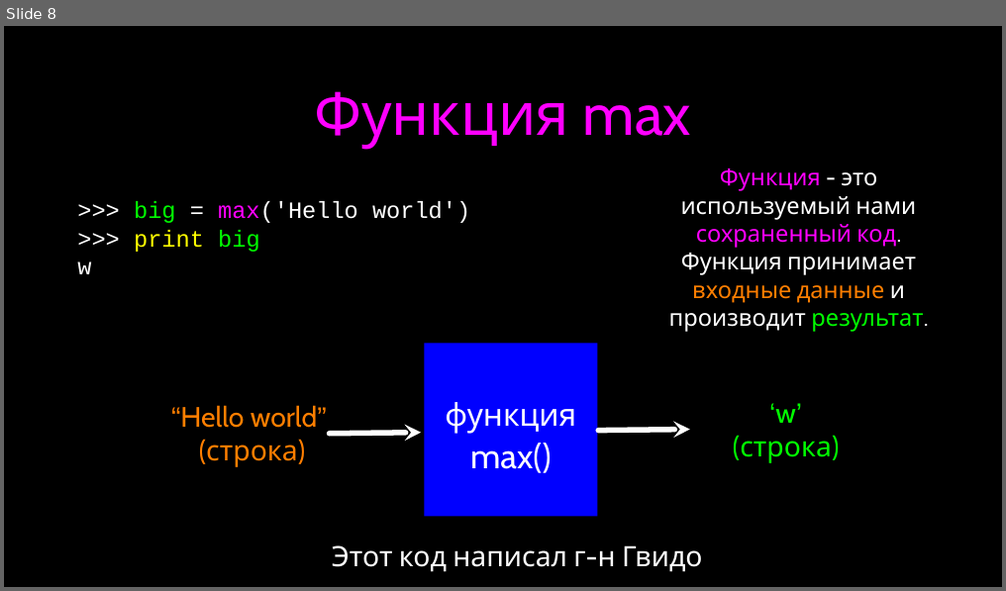
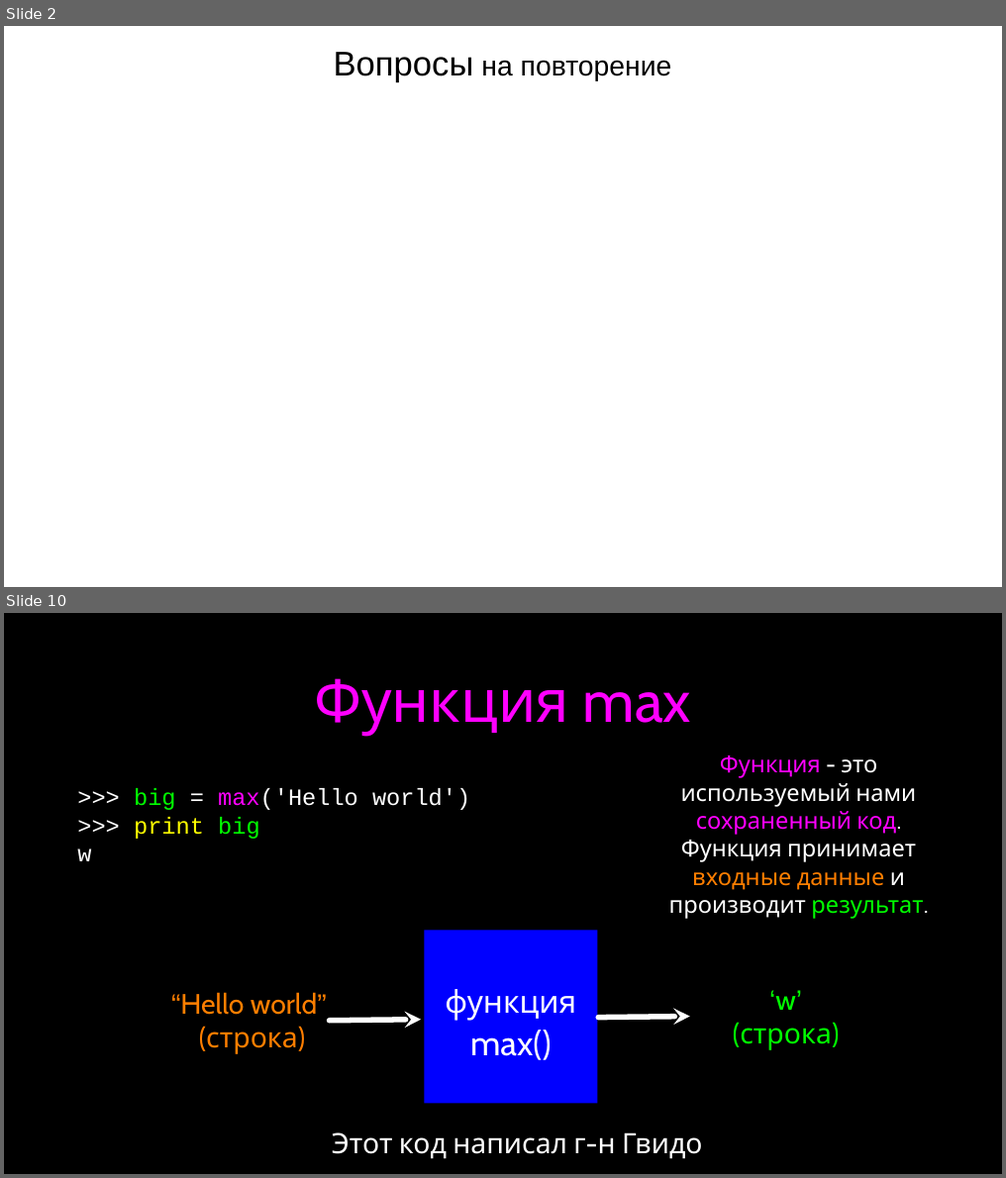
Before and after one commit to maxchv/LearnPython, a slide deck: week04/Functions.pptx. Shown one above the other, each under a label of ours: slide 8 before the commit, slides 2 and 10 after it; the slides between them are not shown. The pictures are 1006x591 and 1006x1178 pixels, drawn with LibreOffice and Linux fonts; fonts in the diff are those of the drawing. Boxes give left, top, right and bottom in pixels: in the first picture for what was removed or moved away, otherwise in the second. Text is boxed around its words. In the diff, an @@ line names an element or a change of style, - is before the commit and + after.

```diff
--- a/week04/Functions.pptx
+++ b/week04/Functions.pptx
@@ slide 2 added at (4,26,1002,587), background #FFFFFF @@
@@ title added at (334,52,672,82), 36 pt, text #000000 @@
+Вопросы на повторение
@@ what was slide 8 is now slide 10 @@
```
Also in this commit, not shown: 6 slides changed, 2 other slides added, 1 slide removed.
